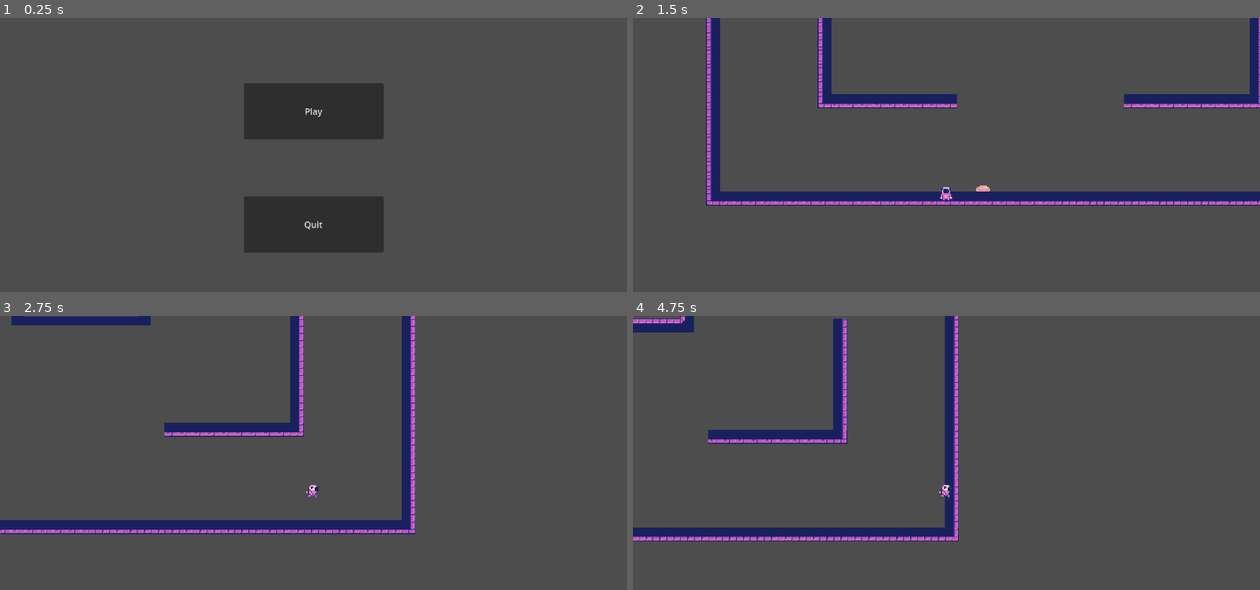
Above: before the commit, frames 1-4 (two rows, left to right).
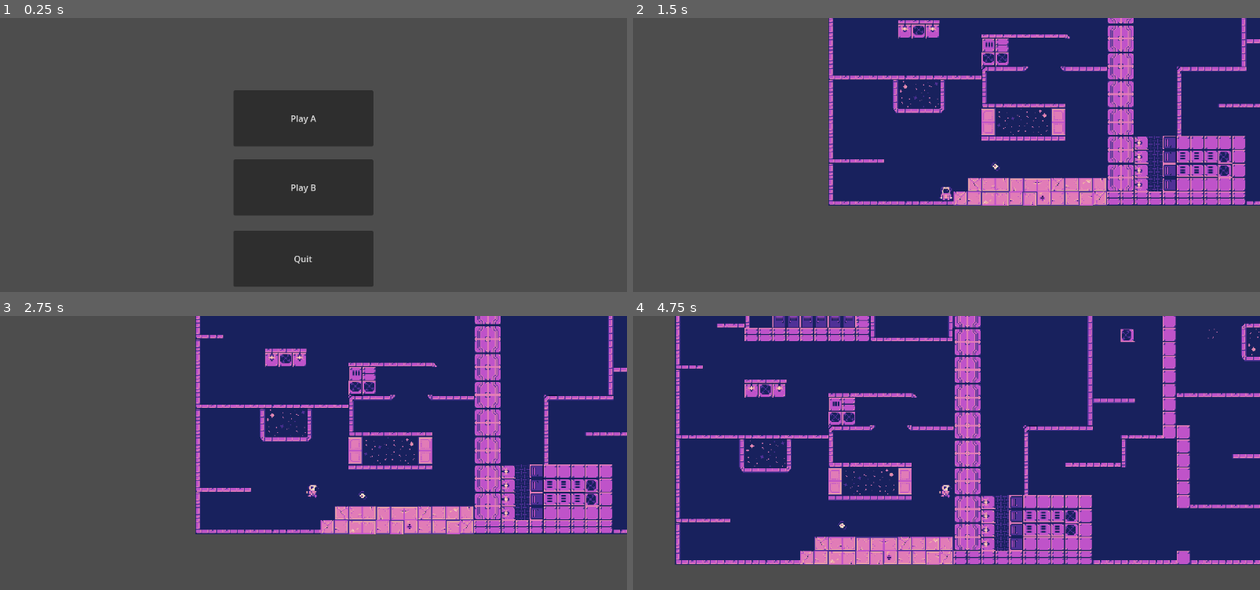
Above: after the commit, the same moments.

Repository: eeroleppalehto/Gravitas
Game: Godot game, scene res://scenes/Main.tscn
Same seed, same stepped clock (60 frames per second), same inputs: the game is played once before the commit and once after it.
Inputs:
- Up to frame 1 (0.25 s): no input
- Up to frame 2 (1.5 s): click "Play" (after the commit: "Play A") at 0.5 s; tap Enter (ui_accept) at 1.25 s; hold D (ui_right) from 1.28 s (still down)
- Up to frame 3 (2.75 s): keep holding D (ui_right); tap Enter (ui_accept) at 1.52, 2.27 s
- Up to frame 4 (4.75 s): release D (ui_right) at 2.78 s; hold A (ui_left) 2.78-3.53 s; hold D (ui_right) from 3.53 s (still down); tap Enter (ui_accept) at 3.77, 4.52 s

The runs differ from the first frame. In frame 1, 9.2% of the frame differs, in the area x 37-62%, y 23-98%; in frame 2, 47%; in frame 3, 55%; in frame 4, 82%, in the area x 0-100%, y 0-91%.

Commit message:
Added button for different game mode

Diff:
--- a/gravitas/Scripts/Main.gd
+++ b/gravitas/Scripts/Main.gd
@@ -8,4 +8,13 @@
 
 
 func _on_play_pressed():
-	get_tree().change_scene_to_file("res://scenes/world.tscn")
+	Gravity.mode = "scene"
+	get_tree().change_scene_to_file("res://scenes/world_scene_2/world2.tscn")
+
+
+func _on_play_b_pressed() -> void:
+	Gravity.mode = "player"
+	Gravity.isRotating = false
+	Gravity.currentGravityDirection = Gravity.SOUTH
+	Gravity.currentGravity = Gravity.GRAVITY_SOUTH
+	get_tree().change_scene_to_file("res://scenes/world_scene_2/world2.tscn")
--- a/gravitas/scenes/Main.tscn
+++ b/gravitas/scenes/Main.tscn
@@ -10,14 +10,25 @@
 offset_top = 120.0
 offset_right = 705.0
 offset_bottom = 223.0
-text = "Play"
+text = "Play A"
+
+[node name="PlayB" type="Button" parent="."]
+offset_left = 448.0
+offset_top = 247.0
+offset_right = 705.0
+offset_bottom = 350.0
+text = "Play B"
 
 [node name="Quit" type="Button" parent="."]
 offset_left = 448.0
-offset_top = 328.0
+offset_top = 378.0
 offset_right = 705.0
-offset_bottom = 431.0
+offset_bottom = 481.0
 text = "Quit"
 
+[node name="Camera2D" type="Camera2D" parent="."]
+position = Vector2(595, 311)
+
 [connection signal="pressed" from="Play" to="." method="_on_play_pressed"]
+[connection signal="pressed" from="PlayB" to="." method="_on_play_b_pressed"]
 [connection signal="pressed" from="Quit" to="." method="_on_quit_pressed"]
